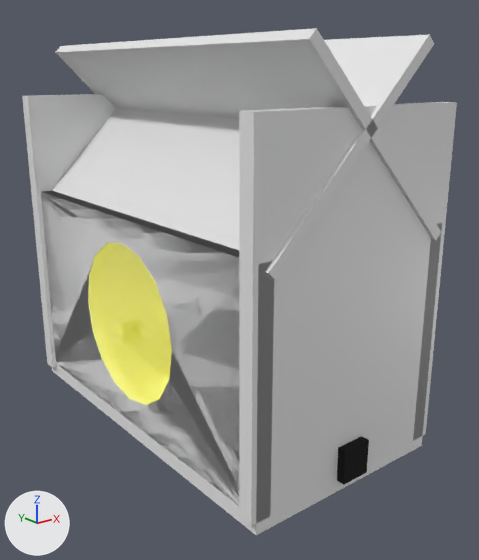
Before and after pictures for a commit that changed the glTF model assets/tf-pedestal.glb.
One viewpoint serves both versions: a 50 mm lens placed at (-33.2, -45.0, 28.3), pointed at (1.2, -2.0, 11.1). The lights are fixed; the arrows at lower left show +X, +Y and +Z. Objects named as collision shapes, trigger or cutter boxes, shadow casters or lower levels of detail are left out. Where no turn or scale is listed for an object, it has been applied to the vertices.

The first picture shows 'Cube', 'Cube.001-col', 'Cube.002-col', 'Cube.003', 'doorvoid-col', 'floor-col'.
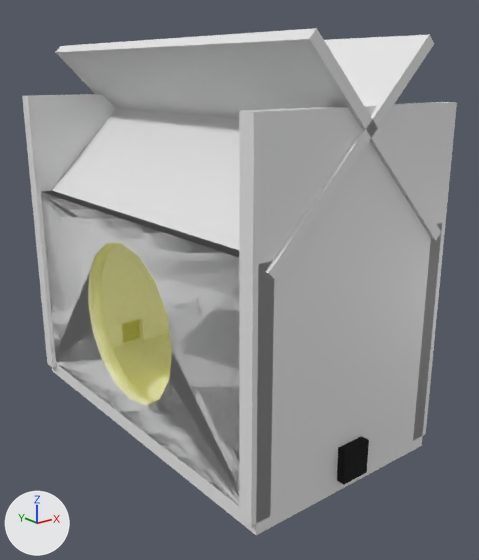
Commit message: cow/bird pedestal rooms

The change, as a list of edits to the scene's bpy script:
```text
Change mat_sunbeams:
    mat_sunbeams.alpha: 0.622 -> 0.276
```

Pixel boxes (x1, y1, x2, y2) of what changed, in the pictures (479 x 560 px):
'Cube.003', surface changed (yellow to beige): (88, 243, 172, 405) in both
